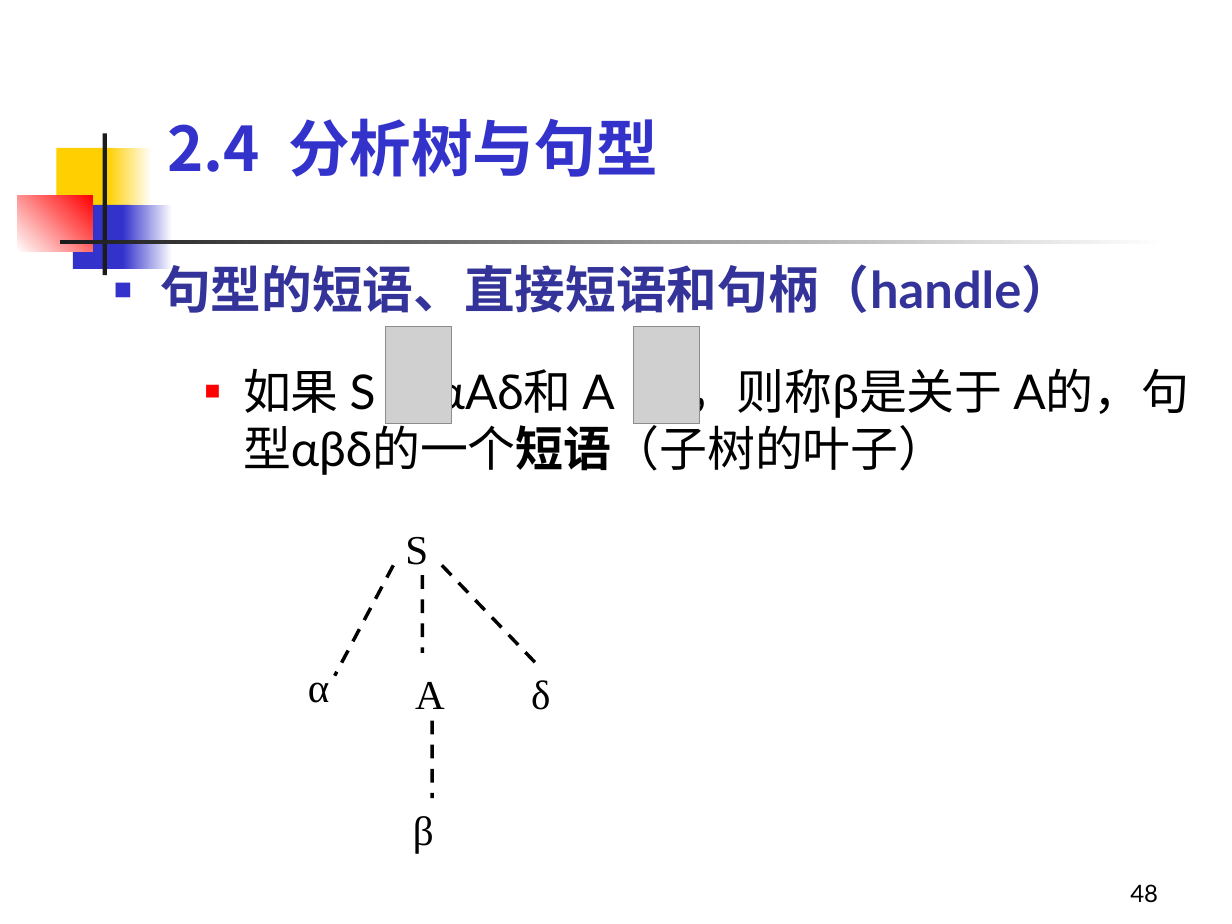
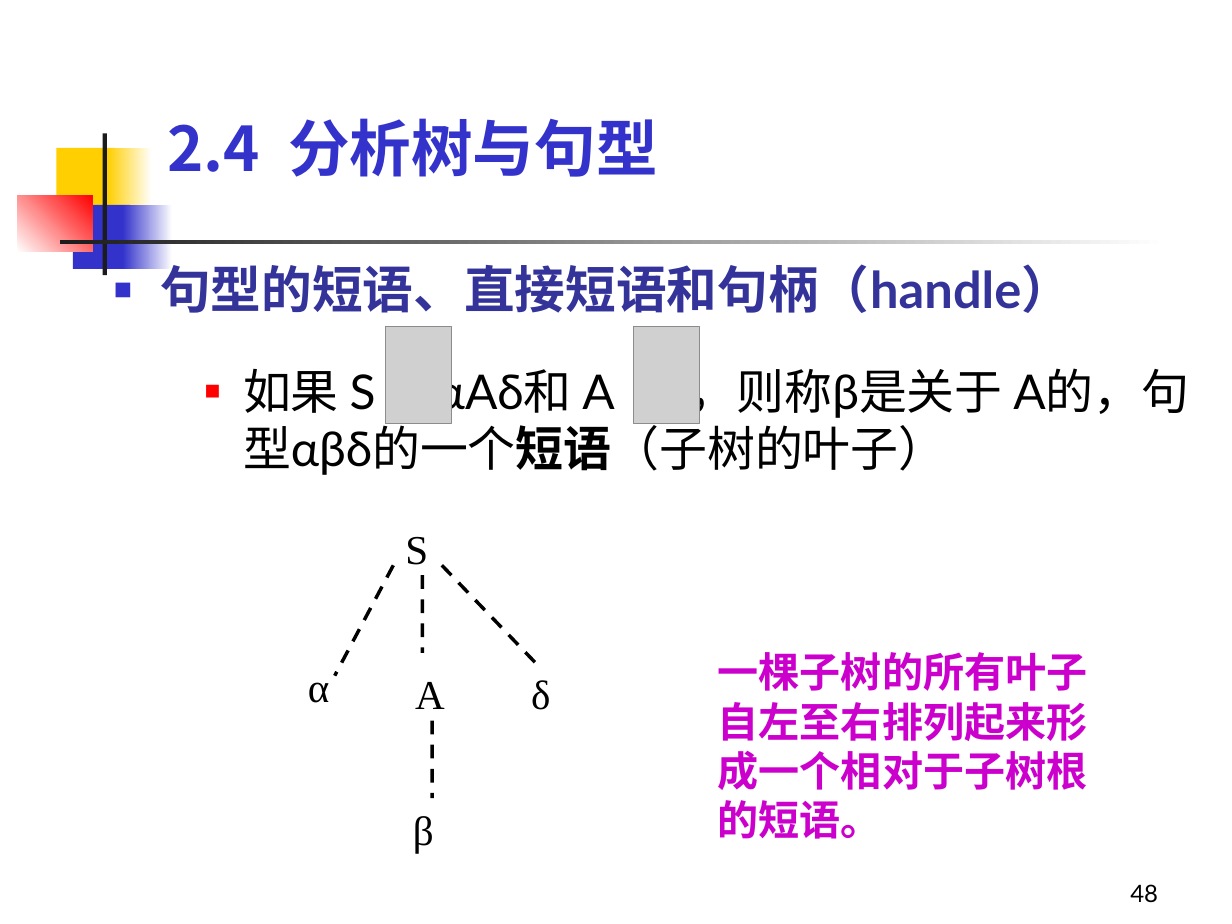
Before and after one commit to sonderlau/HzieeSurvivalGuide, a slide deck: slide 48 of Y1 Seminar II/编译原理/PPT/第2章 文法与语言.ppt. Drawn at 1232x924 pixels with LibreOffice and Linux fonts; fonts in the diff are those of the drawing; grey boxes stand for pictures. Boxes give left, top, right and bottom in pixels: in the first picture for what was removed or moved away, otherwise in the second. Text is boxed around its words. In the diff, an @@ line names an element or a change of style, - is before the commit and + after.

```diff
--- a/Y1 Seminar II/编译原理/PPT/第2章 文法与语言.ppt
+++ b/Y1 Seminar II/编译原理/PPT/第2章 文法与语言.ppt
@@ text added at [718,652,1088,839], 24 pt, text #CC00CC, bold @@
+一棵子树的所有叶子自左至右排列起来形成一个相对于子树根的短语。
```
Also in this commit, not shown: 2 other slides changed, 11 other files.
